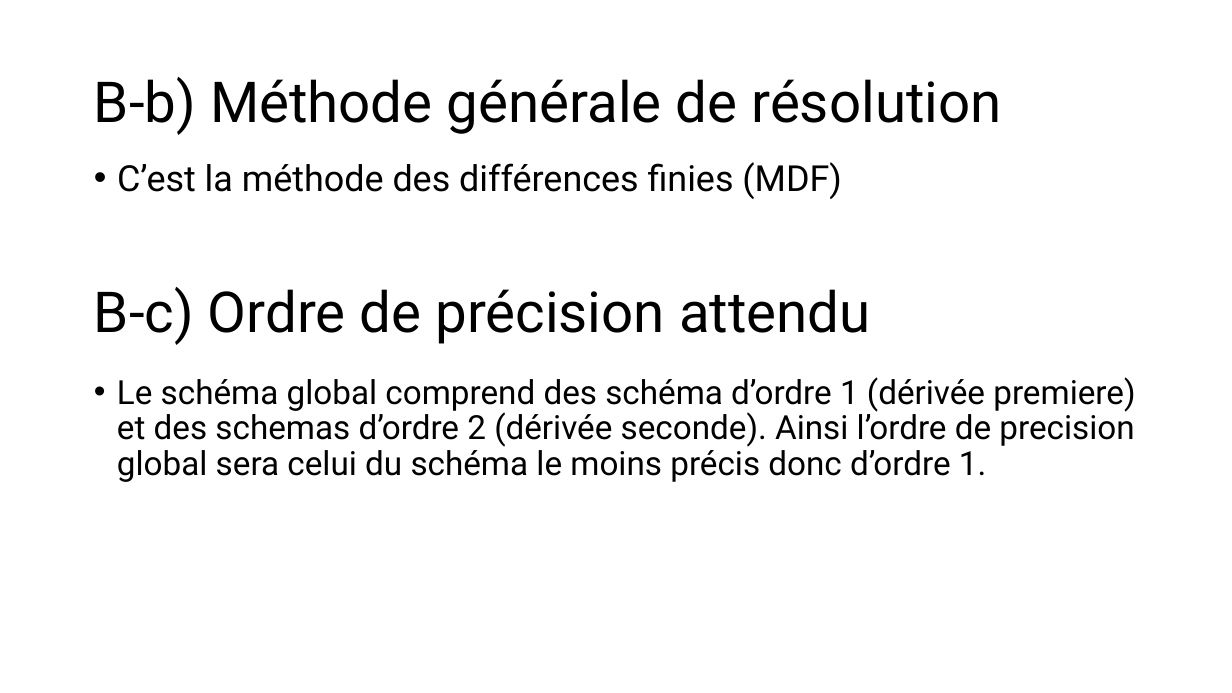
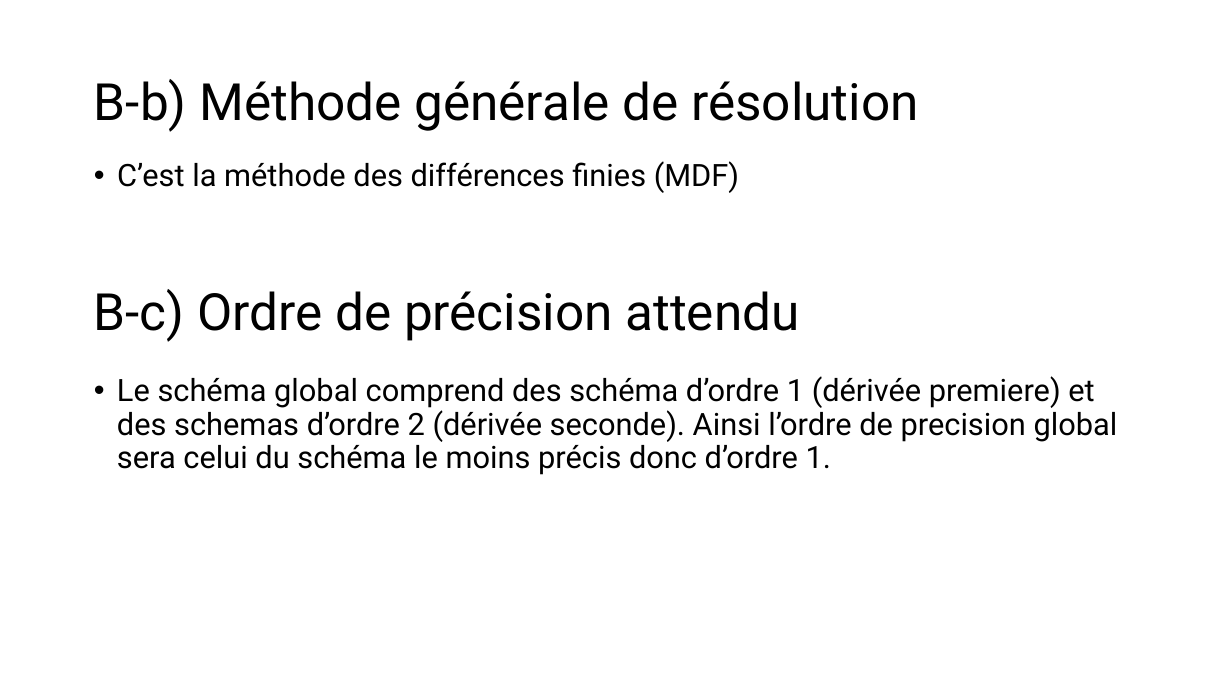
Before and after one commit to mehdibendaya/MEC8211-DEV1, a slide deck: slide 8 of Devoir_1.pptx. Drawn at 1232x693 pixels with LibreOffice and Linux fonts; fonts in the diff are those of the drawing. Boxes give left, top, right and bottom in pixels: in the first picture for what was removed or moved away, otherwise in the second. Text is boxed around its words. In the diff, an @@ line names an element or a change of style, - is before the commit and + after.

```diff
--- a/Devoir_1.pptx
+++ b/Devoir_1.pptx
@@ title "B-b) Méthode générale de résolution" at bbox=[94, 79, 918, 132]: size 44 to 40 pt @@
@@ text "C’est la méthode des différences ..." at bbox=[117, 161, 739, 193]: size 28 to 24 pt @@
@@ text "B-c) Ordre de précision attendu" at bbox=[94, 289, 799, 342]: size 44 to 40 pt @@
@@ text "Le schéma global comprend des ..." at bbox=[117, 376, 1118, 475]: size 25.9 to 24 pt @@
```
Also in this commit, not shown: 11 other slides changed, 6 slides added.
